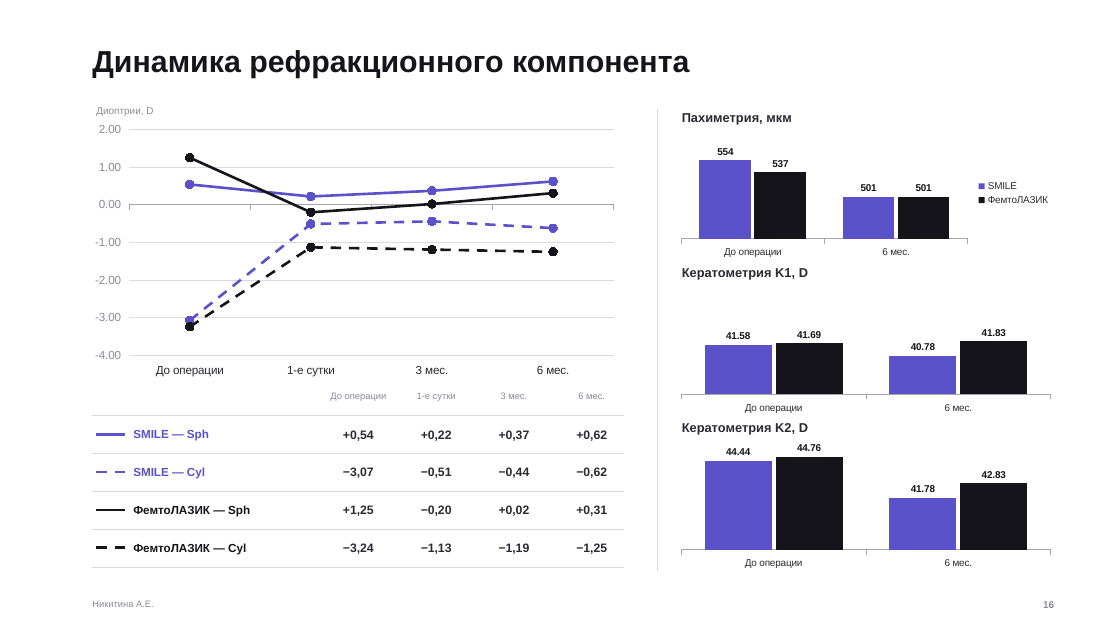
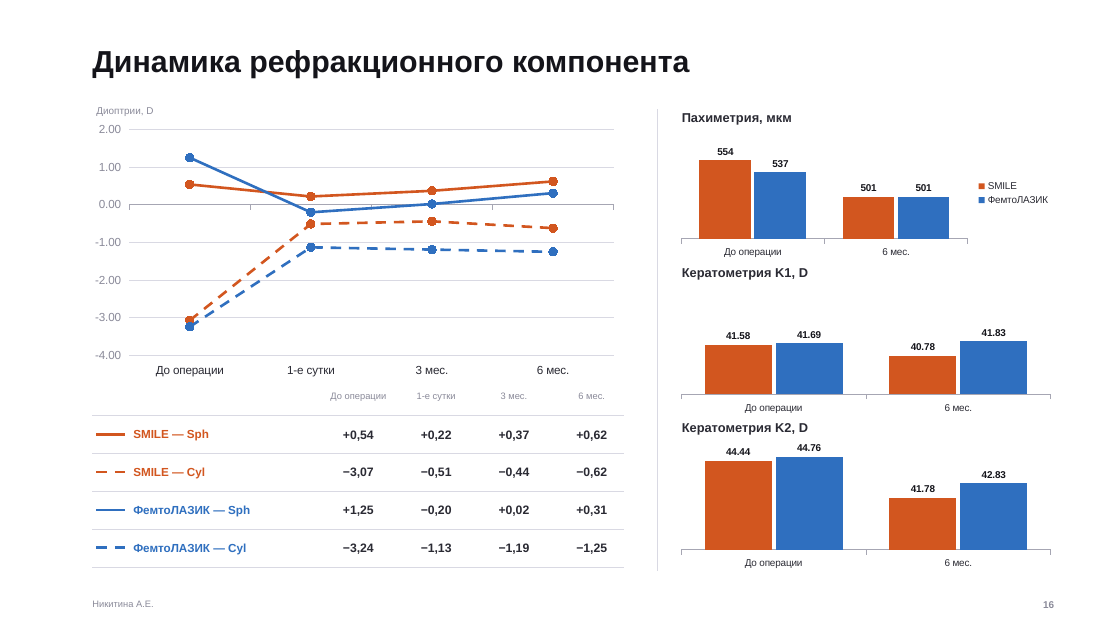
Before and after one commit to anastasianik2403-source/Mixed-astigmatism-calculator, a slide deck: slide 16 of presentations/Template7_Purple-Minimal.pptx. Drawn at 1120x630 pixels with LibreOffice and Linux fonts; fonts in the diff are those of the drawing; background and template pictures are left out. Boxes give left, top, right and bottom in pixels: in the first picture for what was removed or moved away, otherwise in the second. Text is boxed around its words. In the diff, an @@ line names an element or a change of style, - is before the commit and + after.

```diff
--- a/presentations/Template7_Purple-Minimal.pptx
+++ b/presentations/Template7_Purple-Minimal.pptx
@@ line chart at <box>84,118,624,382</box> @@
@@ colour of Series 1 #5B52C9 to #D2561F @@
@@ colour of Series 2 #5B52C9 to #D2561F @@
@@ colour of Series 3 #14141A to #2F6FBF @@
@@ colour of Series 4 #14141A to #2F6FBF @@
@@ column chart at <box>674,126,1059,260</box> @@
@@ colour of SMILE #5B52C9 to #D2561F @@
@@ colour of ФемтоЛАЗИК #14141A to #2F6FBF @@
@@ column chart at <box>674,281,1059,416</box> @@
@@ colour of Series 1 #5B52C9 to #D2561F @@
@@ colour of Series 2 #14141A to #2F6FBF @@
@@ text "SMILE — Sph" at <box>133,429,209,441</box>: text colour #5B52C9 to #D2561F @@
@@ line (97, 434) - (125, 434): stroke #5B52C9 2.25 pt to #D2561F 2.25 pt @@
@@ column chart at <box>674,437,1059,571</box> @@
@@ colour of Series 1 #5B52C9 to #D2561F @@
@@ colour of Series 2 #14141A to #2F6FBF @@
@@ line (97, 472) - (125, 472): stroke #5B52C9 2.25 pt dashed to #D2561F 2.25 pt dashed @@
@@ text "SMILE — Cyl" at <box>133,467,205,479</box>: text colour #5B52C9 to #D2561F @@
@@ text "ФемтоЛАЗИК — Sph" at <box>133,505,250,517</box>: text colour #14141A to #2F6FBF @@
@@ line (97, 510) - (125, 510): stroke #14141A 2.25 pt to #2F6FBF 2.25 pt @@
@@ text "ФемтоЛАЗИК — Cyl" at <box>133,543,246,555</box>: text colour #14141A to #2F6FBF @@
@@ line (97, 548) - (125, 548): stroke #14141A 2.25 pt dashed to #2F6FBF 2.25 pt dashed @@
```
Also in this commit, not shown: 8 other slides changed, 17 other files.
